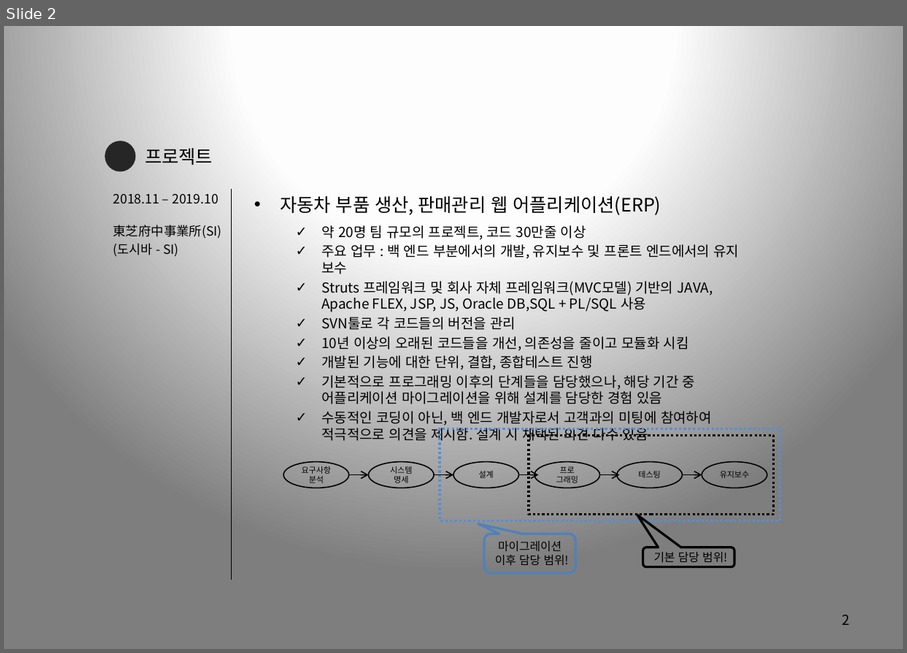
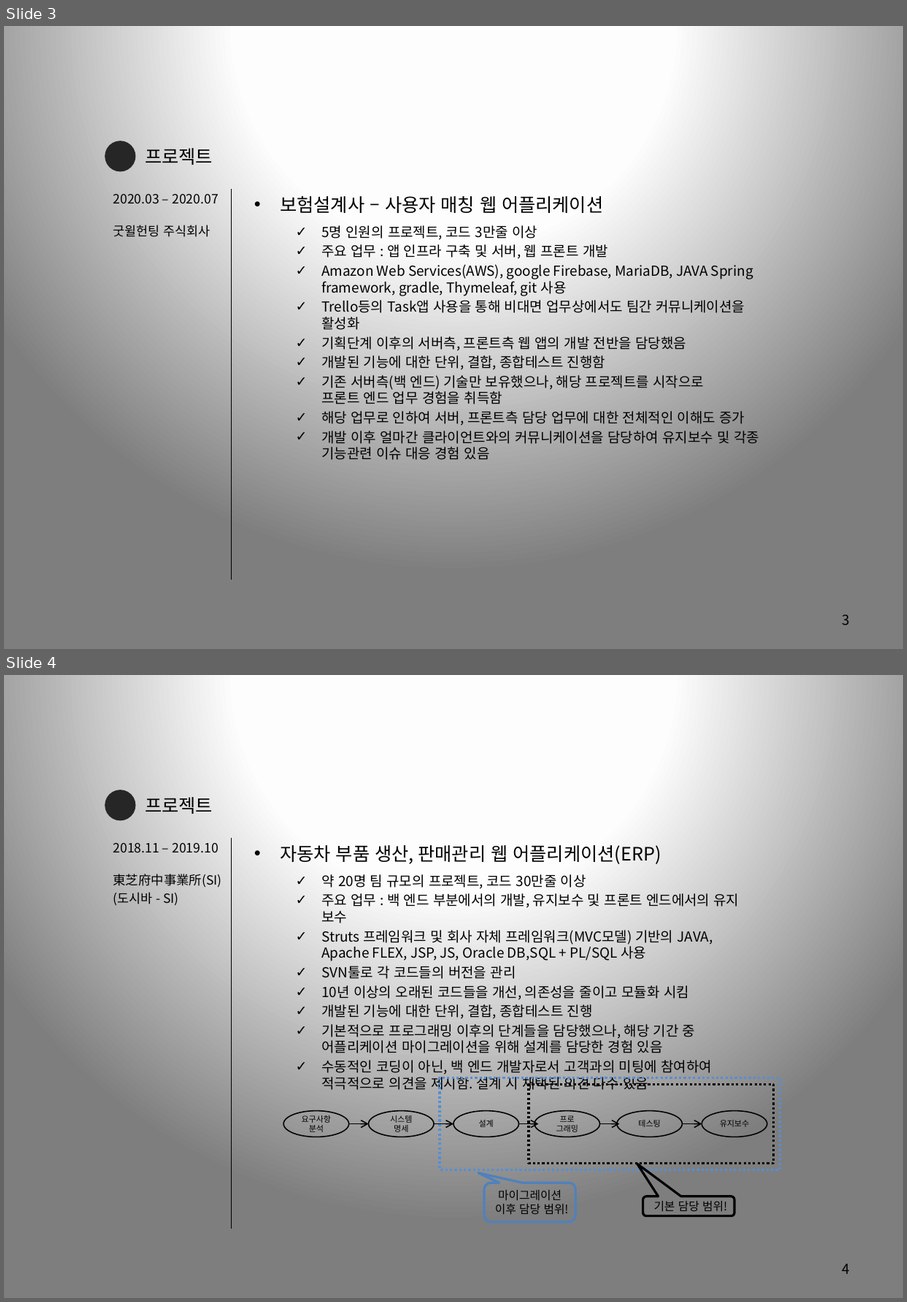
Before and after one commit to Marmaladee/Portfolio, a slide deck: Resume_강동수(Kang Dongsoo).pptx. Shown one above the other, each under a label of ours: slide 2 before the commit, slides 3 and 4 after it. The pictures are 907x653 and 907x1302 pixels, drawn with LibreOffice and Linux fonts; fonts in the diff are those of the drawing. Boxes give left, top, right and bottom in pixels: in the first picture for what was removed or moved away, otherwise in the second. Text is boxed around its words. In the diff, an @@ line names an element or a change of style, - is before the commit and + after.

```diff
--- a/Resume_강동수(Kang Dongsoo).pptx
+++ b/Resume_강동수(Kang Dongsoo).pptx
@@ slide 3 added at [4, 26, 903, 649], background gradient #FFFFFF to #FEFEFE to #7F7F7F @@
@@ ellipse added at [105, 141, 135, 171], fill #262626 @@
@@ subtitle added at [145, 148, 213, 165], 16 pt, text #000000 @@
+프로젝트
@@ text added at [113, 194, 219, 203], 11.1 pt, text #000000 @@
+2020.03 – 2020.07
@@ line added from (232, 189) to (232, 579), #000000 1 pt @@
@@ text added at [280, 196, 603, 213], 16 pt, text #000000 @@
+• 보험설계사 – 사용자 매칭 웹 어플리케이션
@@ text added at [113, 225, 210, 237], 11 pt, text #000000 @@
+굿윌헌팅 주식회사
@@ text added at [322, 225, 760, 460], 12 pt, text #000000 @@
+  ✓ 5명 인원의 프로젝트, 코드 3만줄 이상
+  ✓ 주요 업무 : 앱 인프라 구축 및 서버, 웹 프론트 개발
+  ✓ Amazon Web Services(AWS), google Firebase, MariaDB, JAVA Spring framework, gradle, Thymeleaf, git 사용
+  ✓ Trello등의 Task앱 사용을 통해 비대면 업무상에서도 팀간 커뮤니케이션을 활성화
+  ✓ 기획단계 이후의 서버측, 프론트측 웹 앱의 개발 전반을 담당했음
+  ✓ 개발된 기능에 대한 단위, 결합, 종합테스트 진행함
+  ✓ 기존 서버측(백 엔드) 기술만 보유했으나, 해당 프로젝트를 시작으로
+    프론트 엔드 업무 경험을 취득함
+  ✓ 해당 업무로 인하여 서버, 프론트측 담당 업무에 대한 전체적인 이해도 증가
+  ✓ 개발 이후 얼마간 클라이언트와의 커뮤니케이션을 담당하여 유지보수 및 각종 기능관련 이슈 대응 경험 있음
@@ page number added at [842, 614, 850, 625], 12 pt, text #000000 @@
+3
@@ what was slide 2 is now slide 4 @@
@@ page number at [842, 1263, 850, 1274]: text changed @@
-2
+4
```
Also in this commit, not shown: 6 slides changed, 1 other slide added, 4 other files.
